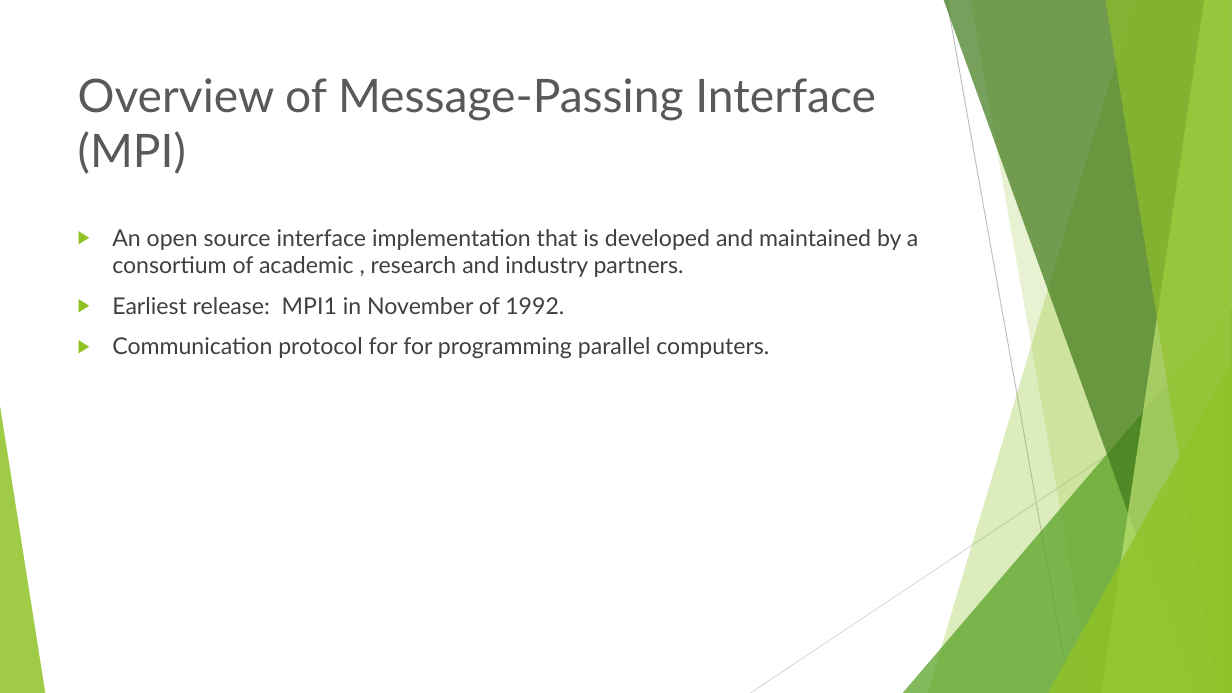
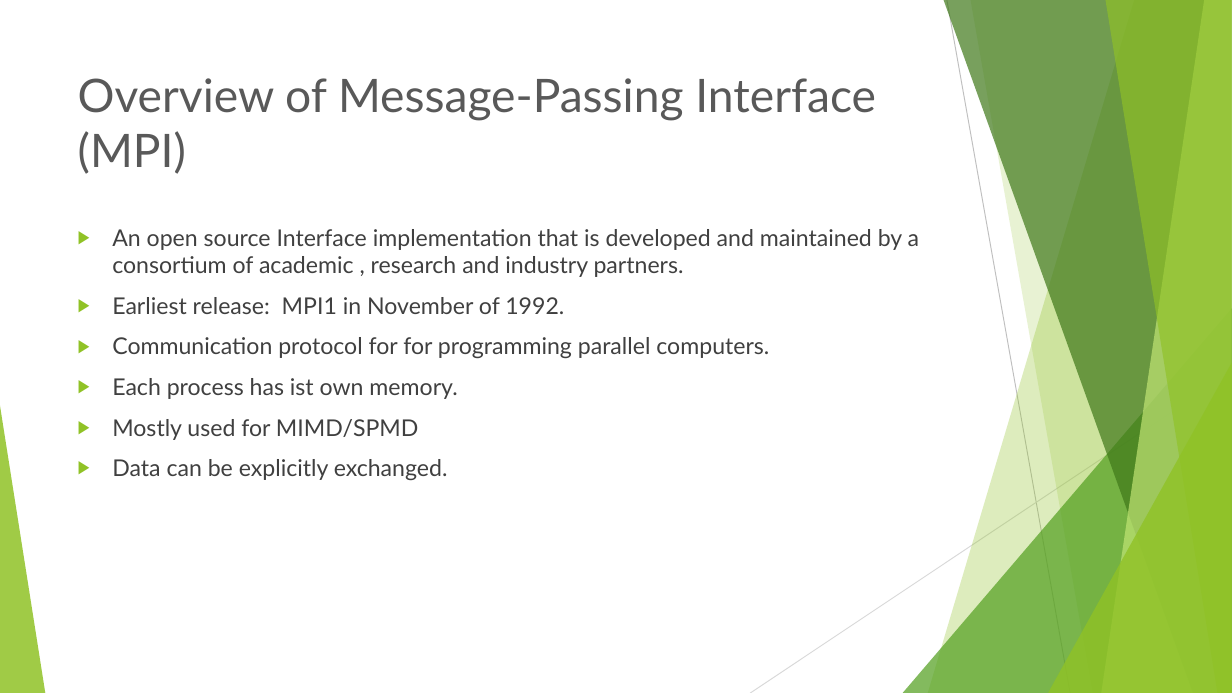
Before and after one commit to mawunyega/conjugate_gradient, a slide deck: slide 4 of presentattion.pptx. Drawn at 1232x693 pixels with LibreOffice and Linux fonts; fonts in the diff are those of the drawing. Boxes give left, top, right and bottom in pixels: in the first picture for what was removed or moved away, otherwise in the second. Text is boxed around its words. In the diff, an @@ line names an element or a change of style, - is before the commit and + after.

```diff
--- a/presentattion.pptx
+++ b/presentattion.pptx
@@ text at <box>112,229,919,277</box>: text changed @@
-▶ An open source interface implementation that is developed and maintained by a consortium of academic , research and industry partners.
+▶ An open source Interface implementation that is developed and maintained by a consortium of academic , research and industry partners.
@@ text at <box>112,378,457,480</box>: paragraphs added @@
+▶ Each process has ist own memory.
+▶ Mostly used for MIMD/SPMD
+▶ Data can be explicitly exchanged.
```
Also in this commit, not shown: 6 slides added, 1 other file.
